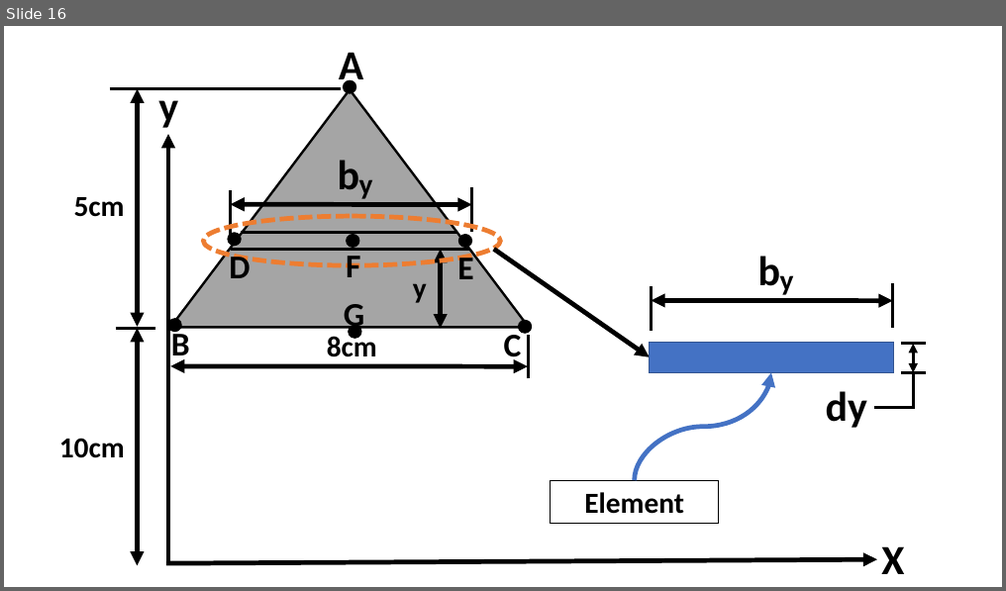
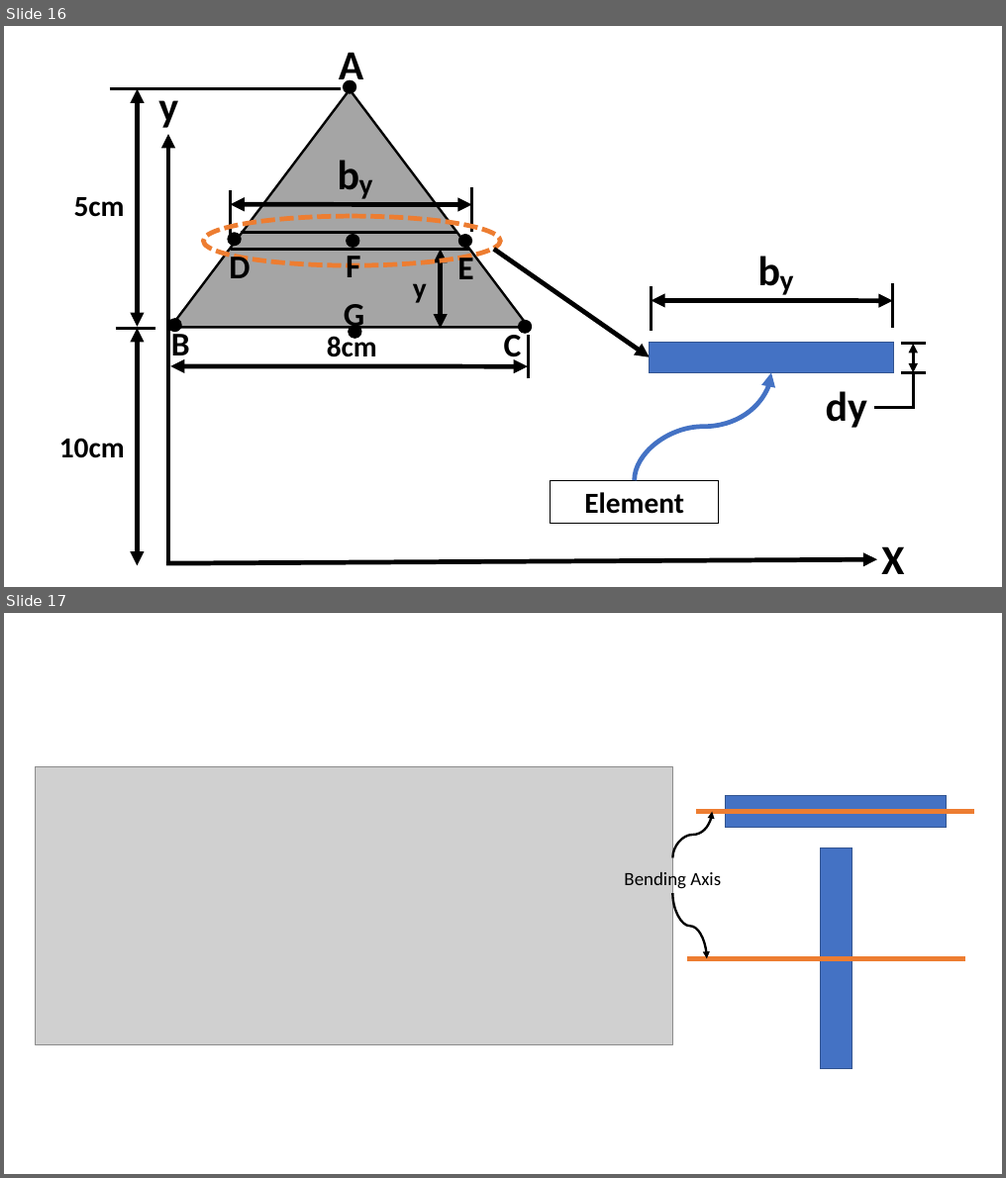
Before and after one commit to Kulasekaran-148/LATEX-Shortnotes-GATE, a slide deck: STRENGTH OF MATERIALS SHORTNOTES/SOM Revision.pptx. Shown one above the other, each under a label of ours: slide 16 before the commit, slides 16 and 17 after it. The pictures are 1006x591 and 1006x1178 pixels, drawn with LibreOffice and Linux fonts; fonts in the diff are those of the drawing; grey boxes stand for pictures. Boxes give left, top, right and bottom in pixels: in the first picture for what was removed or moved away, otherwise in the second. Text is boxed around its words. In the diff, an @@ line names an element or a change of style, - is before the commit and + after.

Commit message:
Perpendicular axis theorem added

```diff
--- a/STRENGTH OF MATERIALS SHORTNOTES/SOM Revision.pptx
+++ b/STRENGTH OF MATERIALS SHORTNOTES/SOM Revision.pptx
@@ slide 17 added at bbox=[4, 613, 1002, 1174], background #FFFFFF @@
@@ picture added at bbox=[36, 766, 673, 1046] @@
@@ curved arrow added from (672, 858) to (712, 811), #000000 2.25 pt @@
@@ line added from (696, 811) to (975, 811), #ED7D31 4.5 pt @@
@@ rectangle added at bbox=[725, 796, 945, 828], fill #4472C4, outline #325491 1 pt @@
@@ rectangle added at bbox=[820, 848, 852, 1069], fill #4472C4, outline #325491 1 pt @@
@@ text added at bbox=[624, 869, 721, 890], 18 pt, text #000000 @@
+Bending Axis
@@ curved arrow added from (672, 894) to (707, 959), #000000 2.25 pt @@
@@ line added from (687, 959) to (965, 959), #ED7D31 4.5 pt @@
```
Also in this commit, not shown: 3 other files.
